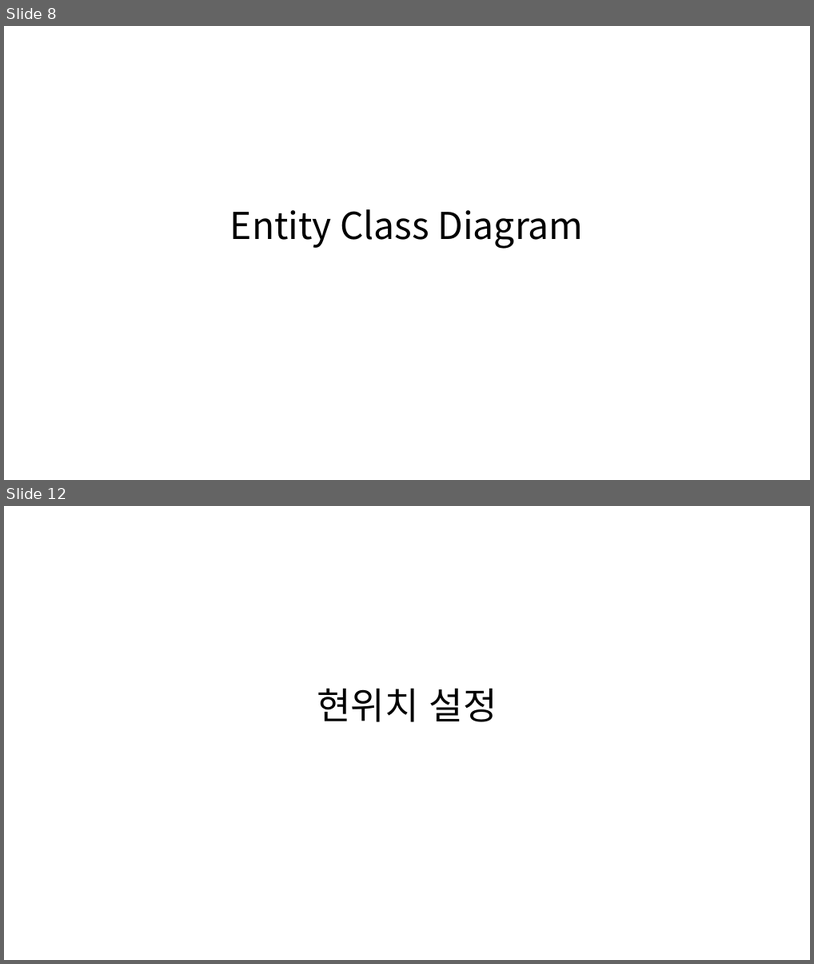
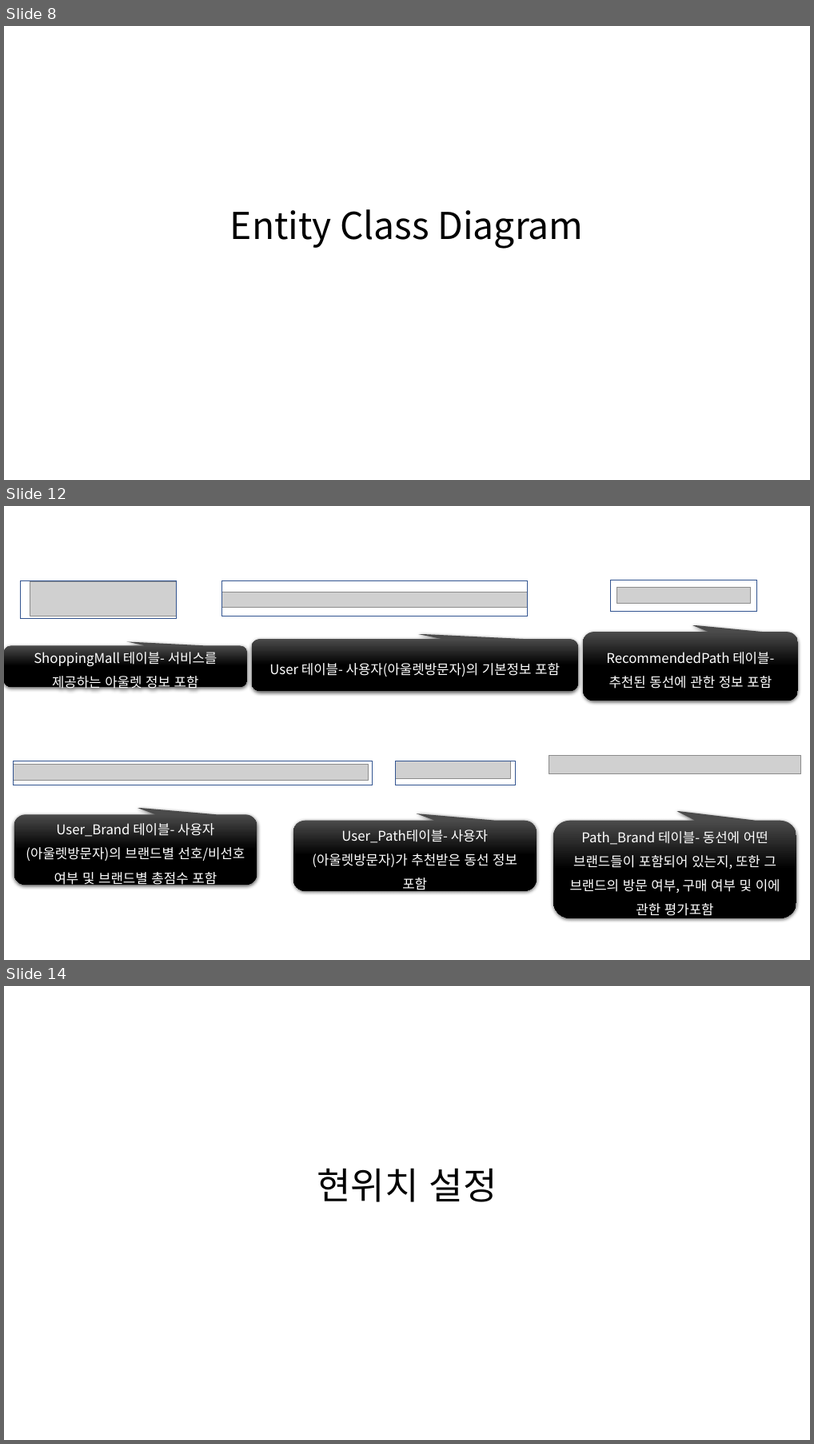
Before and after one commit to majung2/pumasi, a slide deck: 5조_SAD1.0.pptx. Shown one above the other, each under a label of ours: slides 8 and 12 before the commit, slides 8, 12 and 14 after it; the slides between them are not shown. The pictures are 814x964 and 814x1444 pixels, drawn with LibreOffice and Linux fonts; fonts in the diff are those of the drawing; grey boxes stand for pictures. Boxes give left, top, right and bottom in pixels: in the first picture for what was removed or moved away, otherwise in the second. Text is boxed around its words. In the diff, an @@ line names an element or a change of style, - is before the commit and + after.

```diff
--- a/5조_SAD1.0.pptx
+++ b/5조_SAD1.0.pptx
@@ slide 12 added at box(4, 506, 810, 960), background #FFFFFF @@
@@ rectangle added at box(21, 581, 177, 618), outline #325491 1 pt @@
@@ picture added at box(30, 581, 177, 616) @@
@@ picture added at box(222, 592, 527, 607) @@
@@ rectangle added at box(222, 581, 527, 616), outline #325491 1 pt @@
@@ rectangle added at box(610, 580, 757, 612), outline #325491 1 pt @@
@@ picture added at box(617, 588, 751, 604) @@
@@ rounded speech box added at box(4, 646, 247, 687), fill gradient #4B4B4B to #000000, 16 pt, text #FFFFFF @@
+ShoppingMall 테이블- 서비스를 제공하는 아울렛 정보 포함
@@ rounded speech box added at box(252, 639, 578, 691), fill gradient #4B4B4B to #000000, 16 pt, text #FFFFFF @@
+User 테이블- 사용자(아울렛방문자)의 기본정보 포함
@@ rounded speech box added at box(583, 632, 799, 700), fill gradient #4B4B4B to #000000, 16 pt, text #FFFFFF @@
+RecommendedPath 테이블- 추천된 동선에 관한 정보 포함
@@ picture added at box(13, 764, 369, 780) @@
@@ rectangle added at box(13, 761, 373, 785), outline #325491 1 pt @@
@@ picture added at box(396, 761, 511, 778) @@
@@ rectangle added at box(396, 761, 516, 785), outline #325491 1 pt @@
@@ picture added at box(550, 755, 802, 773) @@
@@ rounded speech box added at box(14, 815, 258, 884), fill gradient #4B4B4B to #000000, 16 pt, text #FFFFFF @@
+User_Brand 테이블- 사용자(아울렛방문자)의 브랜드별 선호/비선호 여부 및 브랜드별 총점수 포함
@@ rounded speech box added at box(294, 820, 537, 890), fill gradient #4B4B4B to #000000, 16 pt, text #FFFFFF @@
+User_Path테이블- 사용자(아울렛방문자)가 추천받은 동선 정보 포함
@@ rounded speech box added at box(554, 820, 797, 917), fill gradient #4B4B4B to #000000, 16 pt, text #FFFFFF @@
+Path_Brand 테이블- 동선에 어떤 브랜드들이 포함되어 있는지, 또한 그 브랜드의 방문 여부, 구매 여부 및 이에 관한 평가포함
@@ what was slide 12 is now slide 14 @@
```
Also in this commit, not shown: 1 slide changed, 2 other slides added, 1 slide removed, 1 other file.
